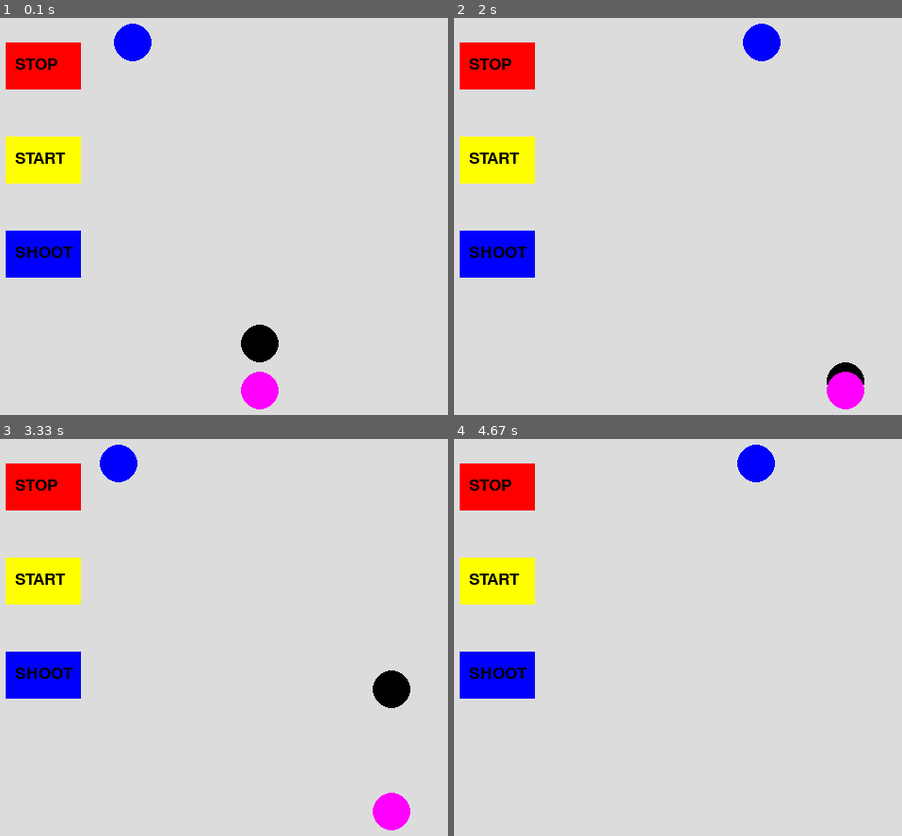
Above: before the commit, frames 1-4 (two rows, left to right).
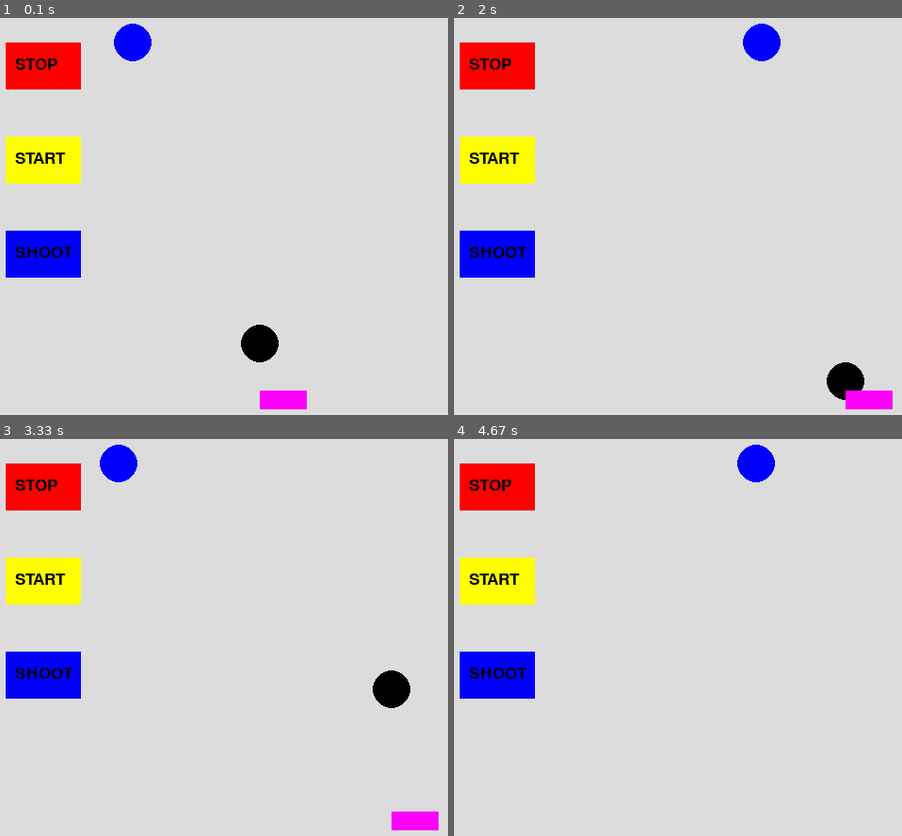
Above: after the commit, the same moments.

Repository: snc29654/pygame
Game: pygame game, started from shooting.py
The game is run twice, just before and just after one commit, with the same random seed, the same clock (stepped at 60 frames per second) and the same inputs.
Inputs:
- Up to frame 1 (0.1 s): no input
- Up to frame 2 (2 s): hold Right 0.33-0.8 s; hold Right 0.83-1.3 s; tap Space at 0.9, 1.2, 1.4, 1.7, 1.97 s; hold Left 1.33-1.87 s; hold Left from 1.9 s (still down)
- Up to frame 3 (3.33 s): tap Space at 2.27, 2.4, 2.7, 3.07 s; release Left at 2.3 s; hold Right 2.33-2.97 s; hold Left from 3 s (still down)
- Up to frame 4 (4.67 s): tap Space at 3.37, 3.57, 3.87, 4.07, 4.37 s; release Left at 3.47 s; hold Right 3.5-3.97 s; hold Right 4-4.47 s

The runs differ from the first frame. In frame 1, 0.8% of the frame differs, in the area x 53-69%, y 89-99%; in frame 2, 0.8%; in frame 3, 0.8%; in frame 4, nothing differs.

Commit message:
大砲は長方形とする

Diff:
--- a/shooting.py
+++ b/shooting.py
@@ -92,9 +92,9 @@
         pygame.draw.circle(main_surface, (0,0,255), (x, y), 20)
         pygame.draw.circle(main_surface, (0,0,0), (x3, y2), 20)
 
-        pygame.draw.circle(main_surface, (255,0,255), (x3, y3), 20)
+        #pygame.draw.circle(main_surface, (255,0,255), (x3, y3), 20)
 
-
+        pygame.draw.rect(main_surface, (255,0,255), (x3, y3,50,20))
 
         main_surface.blit(text1, (40, 45))
         main_surface.blit(text2, (40,145))
